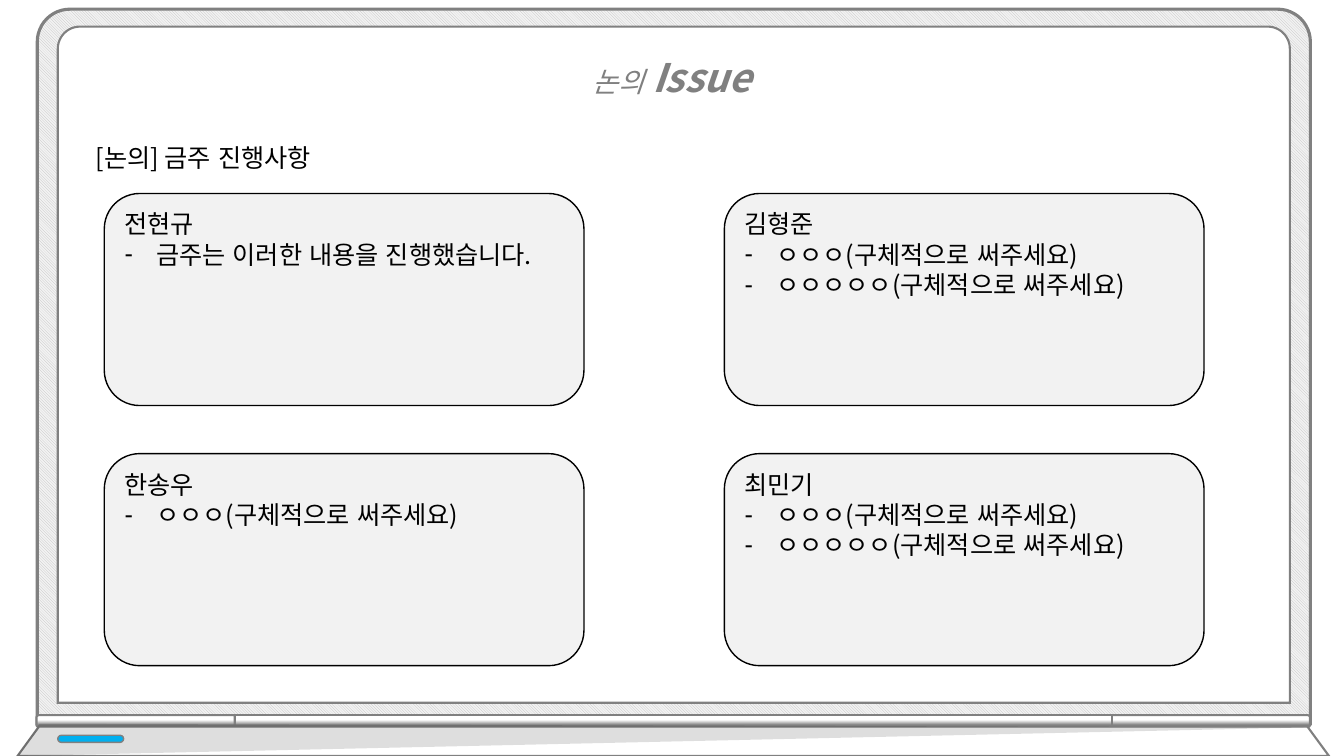
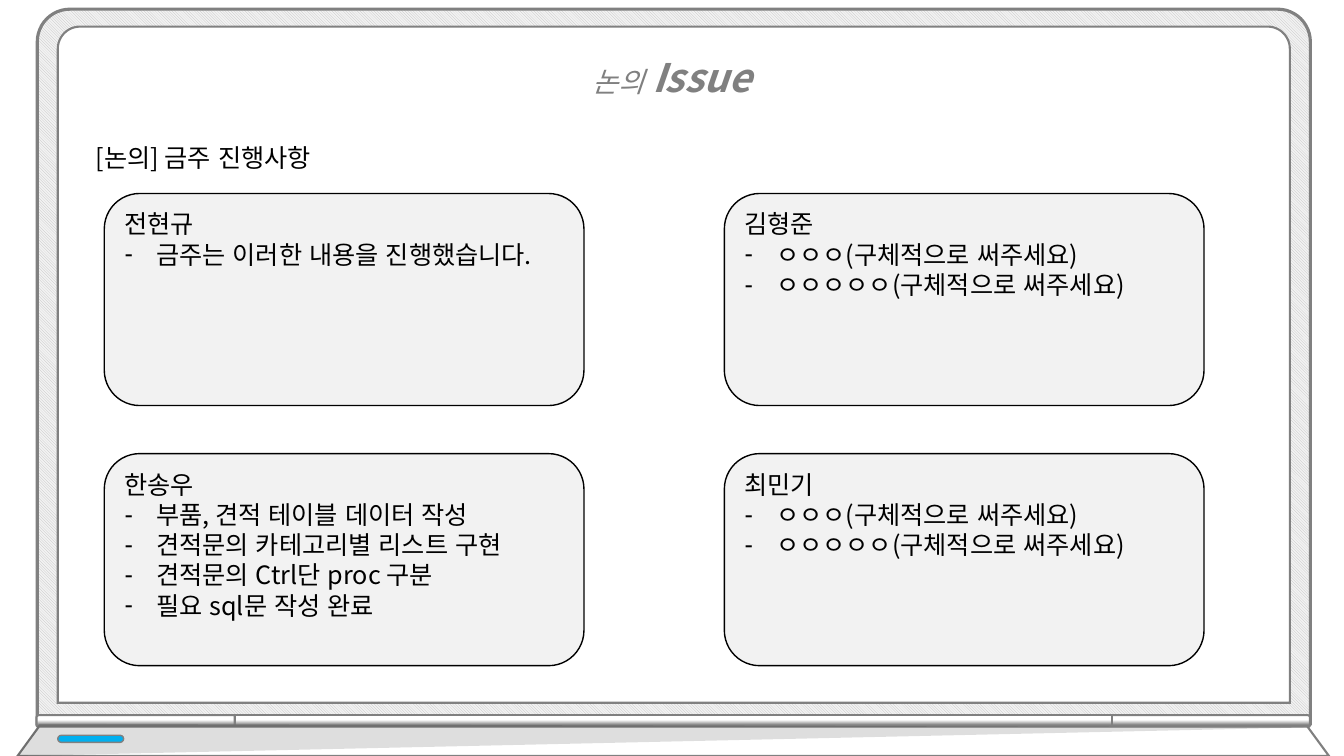
Before and after one commit to hhsw07/ezen-academy-projects, a slide deck: slide 108 of WebContent/발표/4차/프로젝트5_4차.pptx. Drawn at 1344x756 pixels with LibreOffice and Linux fonts; fonts in the diff are those of the drawing. Boxes give left, top, right and bottom in pixels: in the first picture for what was removed or moved away, otherwise in the second. Text is boxed around its words. In the diff, an @@ line names an element or a change of style, - is before the commit and + after.

```diff
--- a/WebContent/발표/4차/프로젝트5_4차.pptx
+++ b/WebContent/발표/4차/프로젝트5_4차.pptx
@@ text in rounded rectangle at bbox=[156, 503, 501, 621]: text changed @@
-– ㅇㅇㅇ(구체적으로 써주세요)
+– 부품, 견적 테이블 데이터 작성
+– 견적문의 카테고리별 리스트 구현
+– 견적문의 Ctrl단 proc 구분
+– 필요 sql문 작성 완료
```
Also in this commit, not shown: 2 other slides changed.
